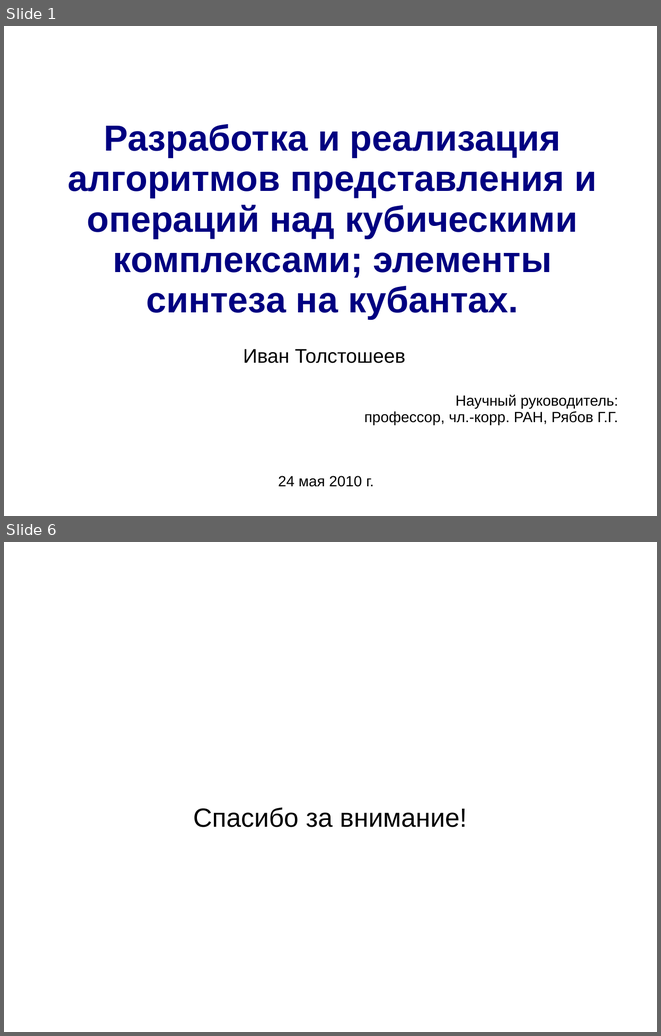
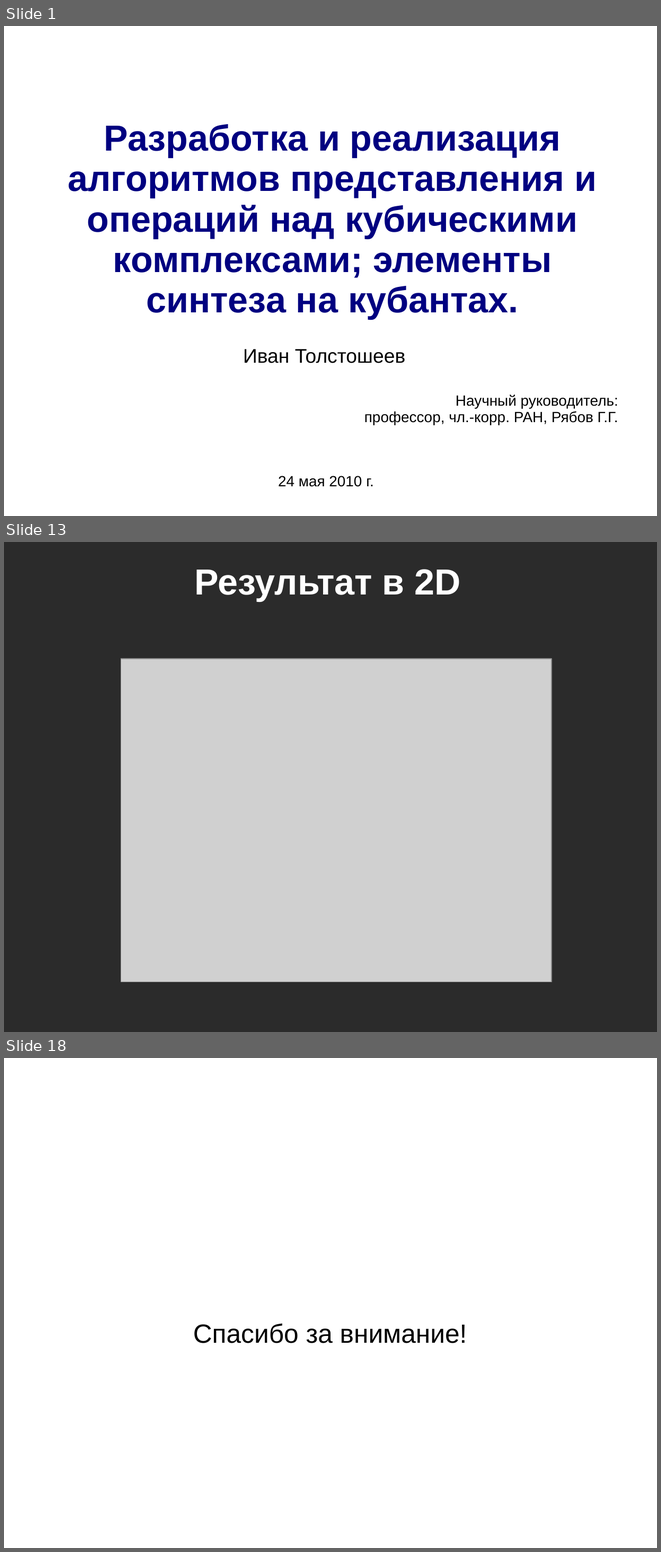
Before and after one commit to itroot/university-tasks, a slide deck: diploma/presentation.ppt. Shown one above the other, each under a label of ours: slides 1 and 6 before the commit, slides 1, 13 and 18 after it; the slides between them are not shown. The pictures are 661x1036 and 661x1552 pixels, drawn with LibreOffice and Linux fonts; fonts in the diff are those of the drawing; grey boxes stand for pictures; background and template pictures are left out; a plain dark background stands for a picture behind light text. Boxes give left, top, right and bottom in pixels: in the first picture for what was removed or moved away, otherwise in the second. Text is boxed around its words. In the diff, an @@ line names an element or a change of style, - is before the commit and + after.

```diff
--- a/diploma/presentation.ppt
+++ b/diploma/presentation.ppt
@@ slide 13 added at (x1=4, y1=542, x2=657, y2=1032), background picture (left out) @@
@@ title added at (x1=195, y1=569, x2=461, y2=601), 44 pt, text #FFFFFF, bold @@
+Результат в 2D
@@ picture added at (x1=121, y1=659, x2=552, y2=982) @@
@@ what was slide 6 is now slide 18 @@
```
Also in this commit, not shown: 3 slides changed, 12 other slides added, 1 slide removed, 2 other files.
